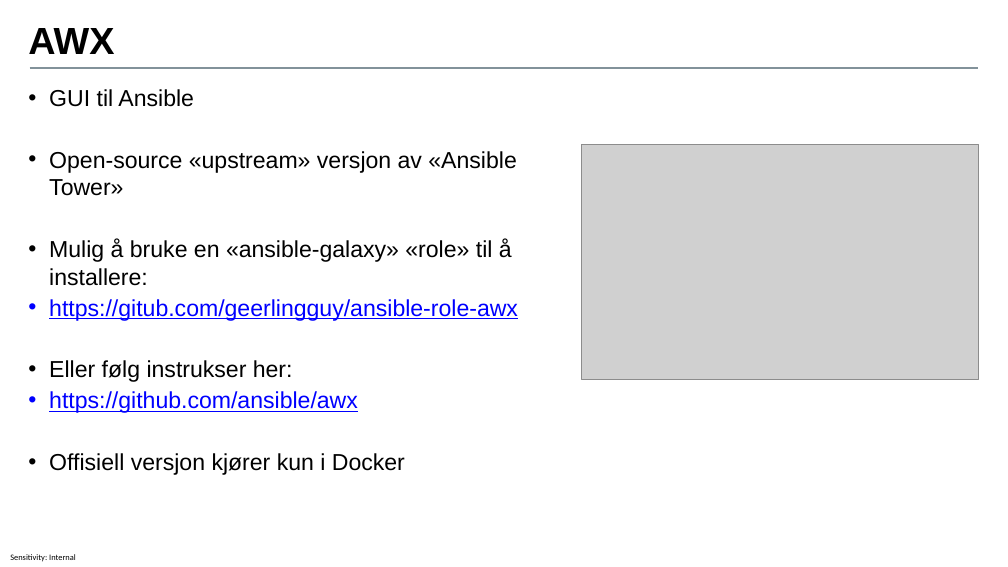
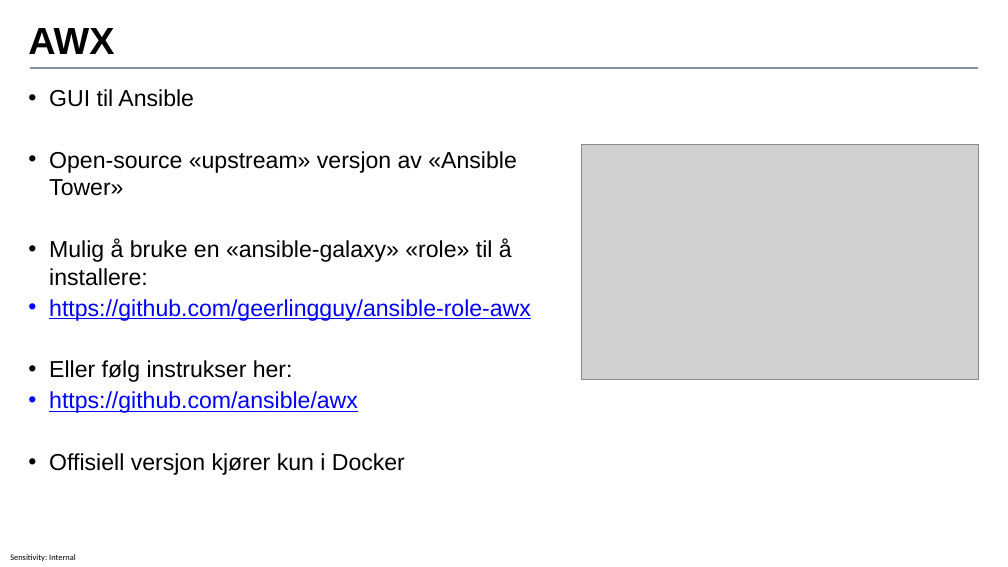
Before and after one commit to ToreAndreAsheim/tech-thursday, a slide deck: slide 31 of 2020-09-17_Ansible_for_nettverksautomasjon/Ansible for nettverksautomasjon.pptx (slide 28 before the commit). Drawn at 1008x567 pixels with LibreOffice and Linux fonts; fonts in the diff are those of the drawing; grey boxes stand for pictures; background and template pictures are left out. Boxes give left, top, right and bottom in pixels: in the first picture for what was removed or moved away, otherwise in the second. Text is boxed around its words. In the diff, an @@ line names an element or a change of style, - is before the commit and + after.

```diff
--- a/2020-09-17_Ansible_for_nettverksautomasjon/Ansible for nettverksautomasjon.pptx
+++ b/2020-09-17_Ansible_for_nettverksautomasjon/Ansible for nettverksautomasjon.pptx
@@ text at (49,299,531,321): text changed @@
-• https://gitub.com/geerlingguy/ansible-role-awx
+• https://github.com/geerlingguy/ansible-role-awx
```
Also in this commit, not shown: 4 other slides changed, 3 slides added, 8 other files.
